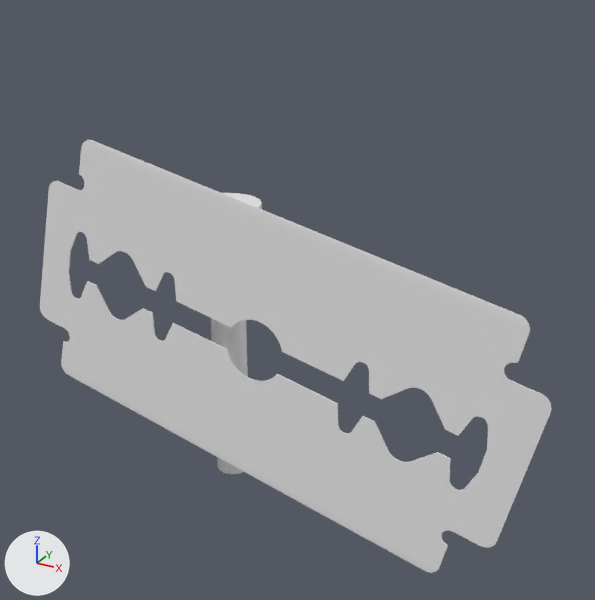
An edit to the Blender file hw/finger-remover.blend, drawn before and after from the same camera.
Camera for both pictures: a 50 mm camera at (0.1, 123.8, 41.0) aimed at (-28.4, 175.6, 15.1). Arrows for +X, +Y and +Z are at lower left; the lights stay in place. The same objects are shown in both versions, whatever each file hides.

Objects in the first picture: 'Feather_Blade', 'nail'.
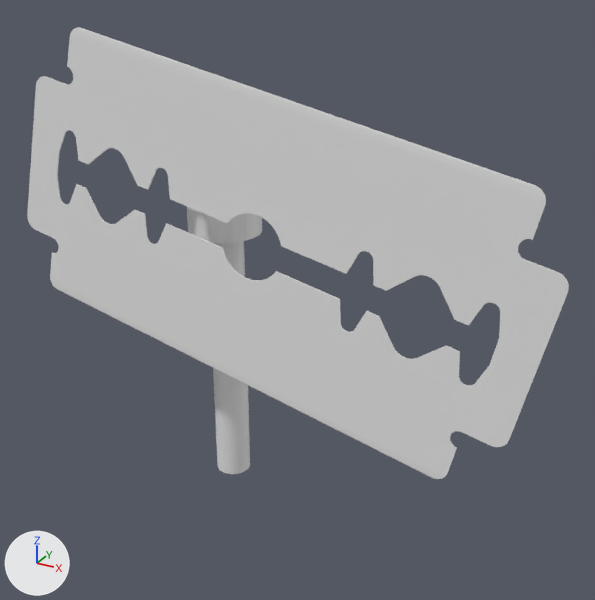
Where the change shows, as pixel boxes [x1, y1, x2, y2] in the pictures (595 x 600 px):
```json
{"object": "Feather_Blade", "change": "moved", "before": [40, 140, 552, 573], "after": [27, 27, 569, 479]}
{"object": "nail", "change": "unchanged, uncovered by the edit", "before": [211, 318, 248, 474], "after": [213, 241, 250, 474]}
{"object": "Circle", "change": "unchanged, uncovered by the edit", "before": [223, 193, 262, 209], "after": [187, 207, 262, 243]}
```

Edits to the scene script, one JSON object a line:
```json
{"op": "remove", "block": "ob_feather_blade", "code": "ob_feather_blade.parent = ob_cube_001"}
{"op": "remove", "block": "ob_feather_blade", "code": "ob_feather_blade.matrix_parent_inverse = Matrix(((-1.0, 0.0, 0.0, -31.01), (0.0, 0.0, -1.0, 23.67), (0.0, -1.0, 0.0, 170.9), (0.0, 0.0, 0.0, 1.0)))"}
```
